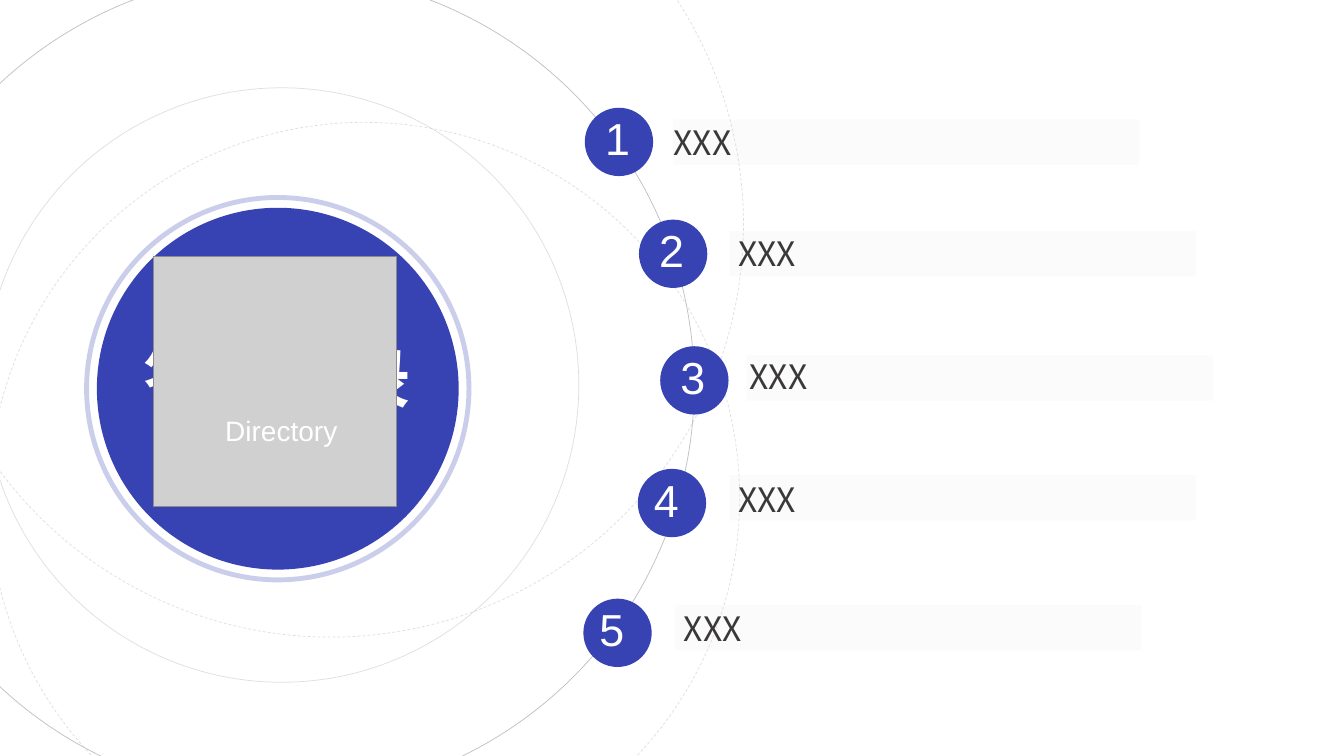
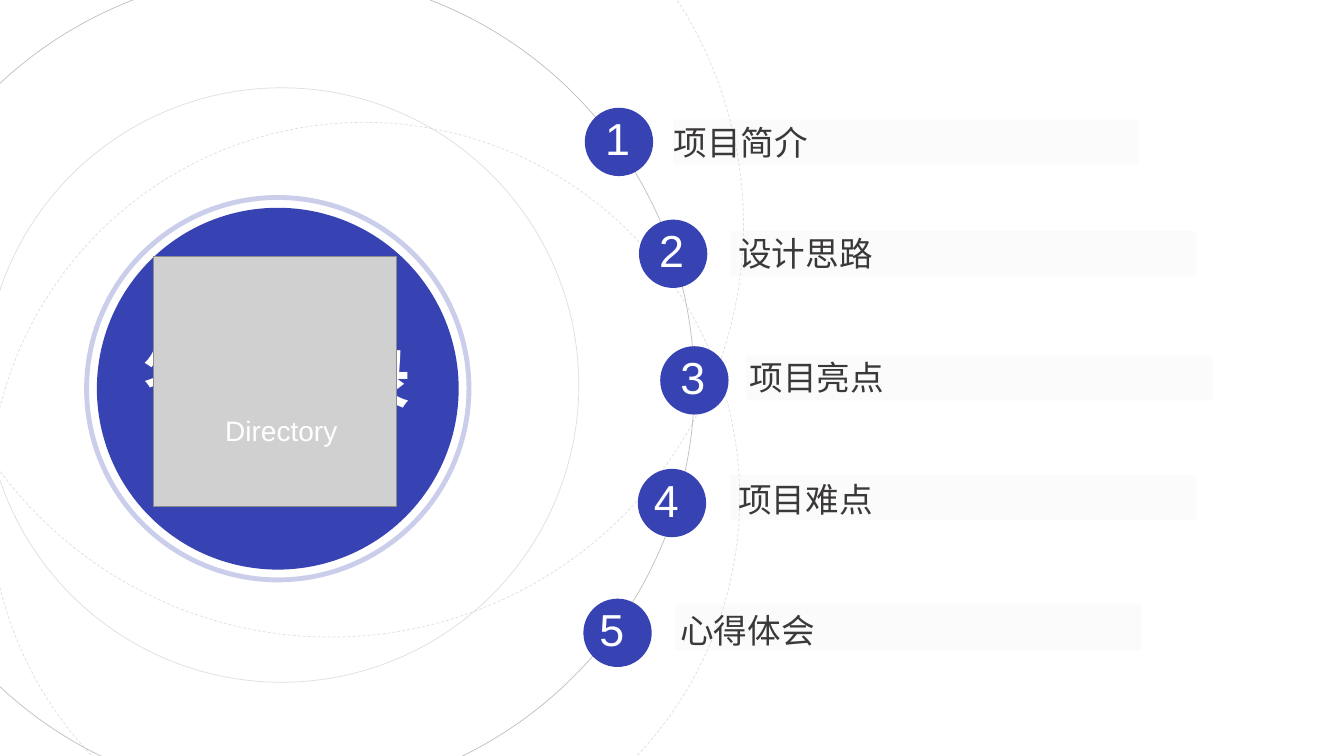
Before and after one commit to sangby/project, a slide deck: slide 2 of document/document/ppt/QG答辩汇报.pptx. Drawn at 1344x756 pixels with LibreOffice and Linux fonts; fonts in the diff are those of the drawing; grey boxes stand for pictures. Boxes give left, top, right and bottom in pixels: in the first picture for what was removed or moved away, otherwise in the second. Text is boxed around its words. In the diff, an @@ line names an element or a change of style, - is before the commit and + after.

```diff
--- a/document/document/ppt/QG答辩汇报.pptx
+++ b/document/document/ppt/QG答辩汇报.pptx
@@ text at box(674, 127, 808, 158): text changed @@
-XXX
+项目简介
@@ text at box(738, 238, 872, 269): text changed @@
-XXX
+设计思路
@@ text at box(750, 361, 884, 393): text changed @@
-XXX
+项目亮点
@@ text at box(738, 483, 872, 515): text changed @@
-XXX
+项目难点
@@ text at box(680, 615, 814, 646): text changed @@
-XXX
+心得体会
```
Also in this commit, not shown: 7 other slides changed, 6 slides added, 2 slides removed, 1 other file.
